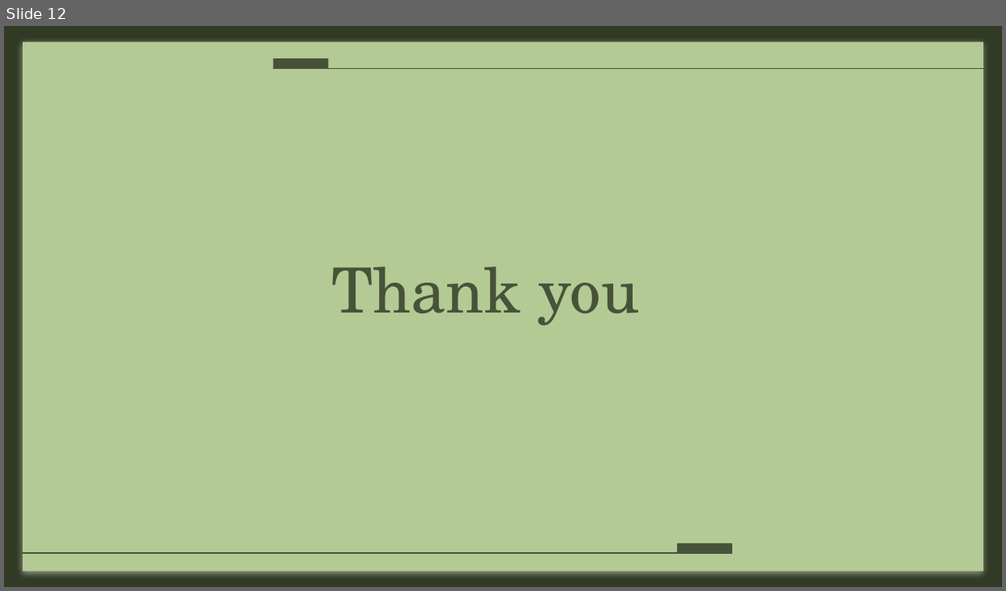
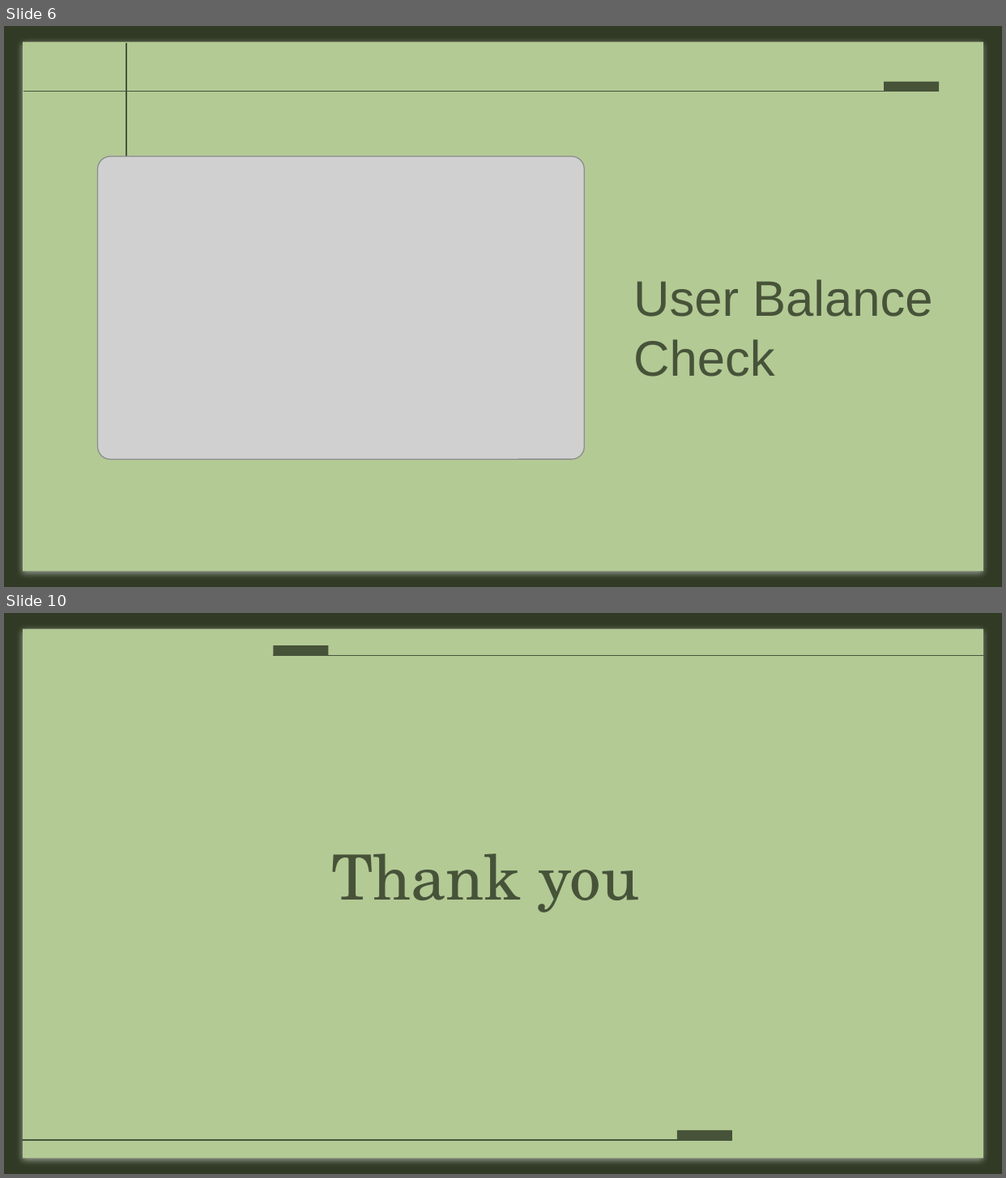
Before and after one commit to azharanowar/fathers-bank-cpp, a slide deck: Presentation.pptx. Shown one above the other, each under a label of ours: slide 12 before the commit, slides 6 and 10 after it; the slides between them are not shown. The pictures are 1006x591 and 1006x1178 pixels, drawn with LibreOffice and Linux fonts; fonts in the diff are those of the drawing; grey boxes stand for pictures. Boxes give left, top, right and bottom in pixels: in the first picture for what was removed or moved away, otherwise in the second. Text is boxed around its words. In the diff, an @@ line names an element or a change of style, - is before the commit and + after.

```diff
--- a/Presentation.pptx
+++ b/Presentation.pptx
@@ slide 6 added at <box>4,26,1002,587</box>, background #303A24; not listed: 1 template element that a slide beside it also shows @@
@@ line added from (127, 418) to (127, 43), #475339 0.75 pt @@
@@ line added from (24, 92) to (939, 92), #475339 0.75 pt @@
@@ rectangle added at <box>884,82,939,92</box>, fill #475339 @@
@@ picture added at <box>98,156,585,460</box> @@
@@ text added at <box>633,280,932,377</box>, 36 pt, text #475339 @@
+User Balance Check
@@ what was slide 12 is now slide 10 @@
```
Also in this commit, not shown: 4 slides changed, 4 other slides added, 7 slides removed.
